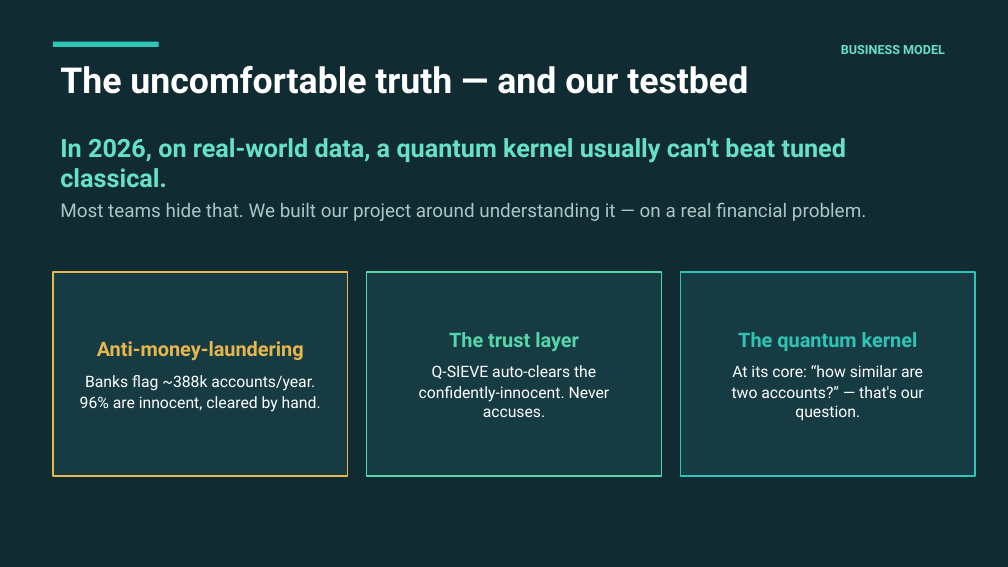
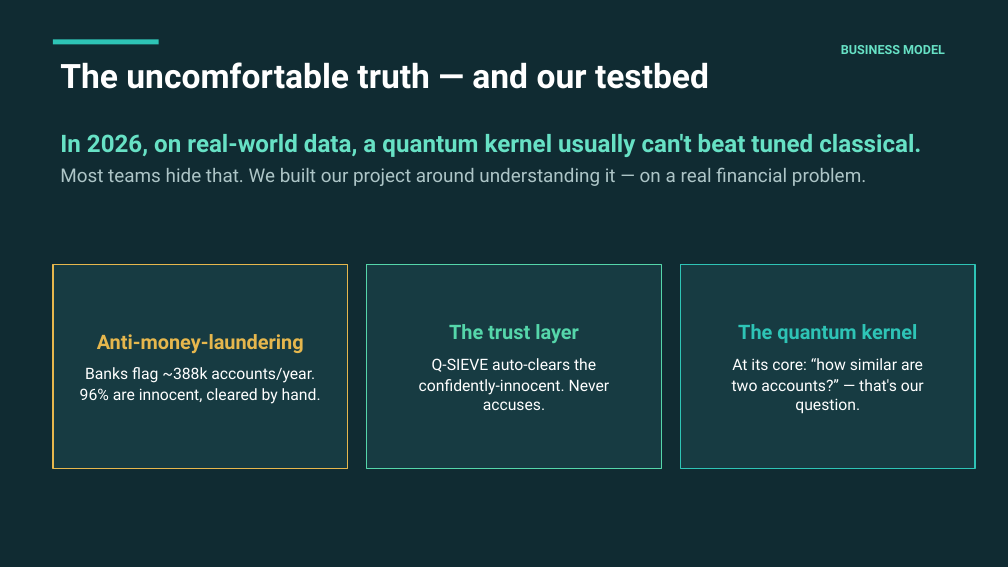
Before and after one commit to ELNAUL99/q-sieve, a slide deck: slide 2 of QSIEVE_pitch.pptx. Drawn at 1008x567 pixels with LibreOffice and Linux fonts; fonts in the diff are those of the drawing. Boxes give left, top, right and bottom in pixels: in the first picture for what was removed or moved away, otherwise in the second. Text is boxed around its words. In the diff, an @@ line names an element or a change of style, - is before the commit and + after.

```diff
--- a/QSIEVE_pitch.pptx
+++ b/QSIEVE_pitch.pptx
@@ text "The uncomfortable truth — and ..." at (60, 62, 709, 89): size 34 to 32 pt @@
@@ text at (60, 134, 921, 157): size 24 to 23 pt in "In 2026, on real-world data, a quantum ..." @@
@@ 3 rectangles: place and size @@
-3 rectangles at (53, 272, 975, 476)
+3 rectangles at (53, 265, 975, 469)
```
Also in this commit, not shown: 4 other slides changed, 1 slide added, 2 other files.
